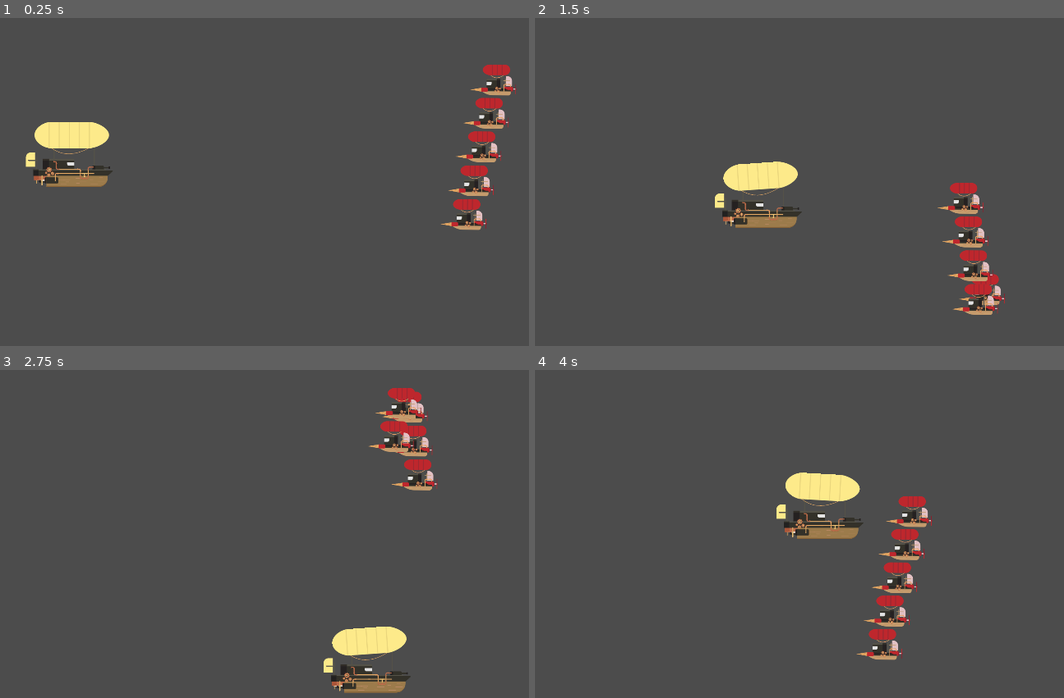
Above: before the commit, frames 1-4 (two rows, left to right).
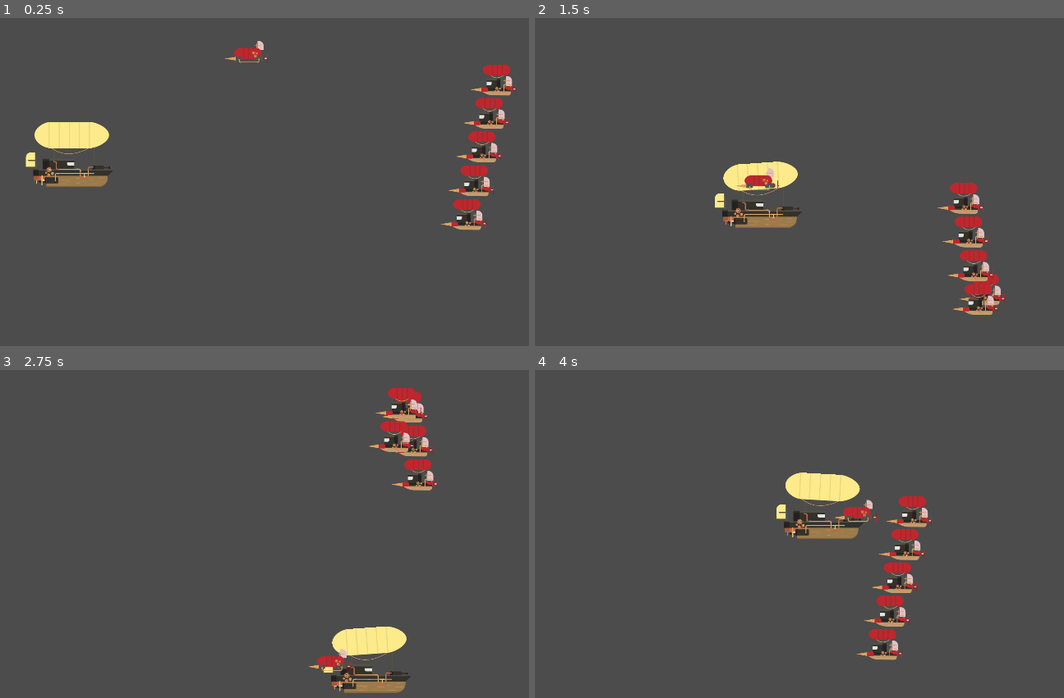
Above: after the commit, the same moments.

Repository: platzi/taller-godot-arkanet
Game: Godot game, scene res://Scenes/Nivel1.tscn
Two runs of this game, one before a commit and one after it. Both use one fixed random seed, a clock stepped at 60 frames per second and the inputs below.
Inputs:
- Up to frame 1 (0.25 s): no input
- Up to frame 2 (1.5 s): hold D (move_right) 0.53-1.28 s; hold S (move_down) from 1.28 s (still down)
- Up to frame 3 (2.75 s): release S (move_down) at 2.03 s; hold D (move_right) from 2.03 s (still down)
- Up to frame 4 (4 s): release D (move_right) at 2.78 s; hold W (move_up) 2.78-3.53 s; hold A (move_left) from 3.53 s (still down)

The runs differ from the first frame. In frame 1, 0.3% of the frame differs, in the area x 6-98%, y 7-65%; in frame 2, 0.3%; in frame 3, 0.3%, in the area x 58-81%, y 11-98%; in frame 4, 0.3%.

Commit message:
Clase 7 - Movimiento dirigido al jugador

Diff:
--- /dev/null
+++ b/Scenes/EnemigoDirigido.tscn
@@ -0,0 +1,59 @@
+[gd_scene load_steps=11 format=2]
+
+[ext_resource path="res://Assets/enemigos/enemigo2.png" type="Texture" id=1]
+[ext_resource path="res://Scripts/EnemigoDirigido.gd" type="Script" id=2]
+
+[sub_resource type="AtlasTexture" id=1]
+flags = 4
+atlas = ExtResource( 1 )
+region = Rect2( 0, 0, 146, 95 )
+
+[sub_resource type="AtlasTexture" id=2]
+flags = 4
+atlas = ExtResource( 1 )
+region = Rect2( 146, 0, 146, 95 )
+
+[sub_resource type="AtlasTexture" id=3]
+flags = 4
+atlas = ExtResource( 1 )
+region = Rect2( 292, 0, 146, 95 )
+
+[sub_resource type="AtlasTexture" id=4]
+flags = 4
+atlas = ExtResource( 1 )
+region = Rect2( 438, 0, 146, 95 )
+
+[sub_resource type="AtlasTexture" id=5]
+flags = 4
+atlas = ExtResource( 1 )
+region = Rect2( 584, 0, 146, 95 )
+
+[sub_resource type="AtlasTexture" id=6]
+flags = 4
+atlas = ExtResource( 1 )
+region = Rect2( 730, 0, 146, 95 )
+
+[sub_resource type="SpriteFrames" id=7]
+animations = [ {
+"frames": [ SubResource( 1 ), SubResource( 2 ), SubResource( 3 ), SubResource( 4 ), SubResource( 5 ), SubResource( 6 ) ],
+"loop": true,
+"name": "idle",
+"speed": 20.0
+} ]
+
+[sub_resource type="CapsuleShape2D" id=8]
+radius = 14.2317
+height = 65.5336
+
+[node name="EnemigoDirigido" type="Area2D"]
+script = ExtResource( 2 )
+
+[node name="AnimatedSprite" type="AnimatedSprite" parent="."]
+frames = SubResource( 7 )
+animation = "idle"
+playing = true
+
+[node name="CollisionShape2D" type="CollisionShape2D" parent="."]
+position = Vector2( -13, 14 )
+rotation = 1.56279
+shape = SubResource( 8 )
--- a/Scenes/GrupoEnemigos.tscn
+++ b/Scenes/GrupoEnemigos.tscn
@@ -61,7 +61,7 @@
 [node name="AnimatedSprite" type="AnimatedSprite" parent="PathFollow2D/Enemigo"]
 frames = SubResource( 7 )
 animation = "Idle"
-frame = 3
+frame = 1
 playing = true
 
 [node name="CollisionShape2D" type="CollisionShape2D" parent="PathFollow2D/Enemigo"]
@@ -82,7 +82,7 @@
 [node name="AnimatedSprite" type="AnimatedSprite" parent="PathFollow2D2/Enemigo"]
 frames = SubResource( 7 )
 animation = "Idle"
-frame = 3
+frame = 1
 playing = true
 
 [node name="CollisionShape2D" type="CollisionShape2D" parent="PathFollow2D2/Enemigo"]
@@ -103,7 +103,7 @@
 [node name="AnimatedSprite" type="AnimatedSprite" parent="PathFollow2D3/Enemigo"]
 frames = SubResource( 7 )
 animation = "Idle"
-frame = 3
+frame = 1
 playing = true
 
 [node name="CollisionShape2D" type="CollisionShape2D" parent="PathFollow2D3/Enemigo"]
@@ -124,7 +124,7 @@
 [node name="AnimatedSprite" type="AnimatedSprite" parent="PathFollow2D4/Enemigo"]
 frames = SubResource( 7 )
 animation = "Idle"
-frame = 3
+frame = 1
 playing = true
 
 [node name="CollisionShape2D" type="CollisionShape2D" parent="PathFollow2D4/Enemigo"]
@@ -145,7 +145,6 @@
 [node name="AnimatedSprite" type="AnimatedSprite" parent="PathFollow2D5/Enemigo"]
 frames = SubResource( 7 )
 animation = "Idle"
-frame = 2
 playing = true
 
 [node name="CollisionShape2D" type="CollisionShape2D" parent="PathFollow2D5/Enemigo"]
--- a/Scenes/Nivel1.tscn
+++ b/Scenes/Nivel1.tscn
@@ -1,7 +1,8 @@
-[gd_scene load_steps=3 format=2]
+[gd_scene load_steps=4 format=2]
 
 [ext_resource path="res://Scenes/Personaje.tscn" type="PackedScene" id=1]
 [ext_resource path="res://Scenes/GrupoEnemigos.tscn" type="PackedScene" id=2]
+[ext_resource path="res://Scenes/EnemigoDirigido.tscn" type="PackedScene" id=3]
 
 [node name="Nivel1" type="Node2D"]
 
@@ -9,3 +10,6 @@
 
 [node name="GrupoEnemigos" parent="." instance=ExtResource( 2 )]
 speed = 500.0
+
+[node name="EnemigoDirigido" parent="." instance=ExtResource( 3 )]
+position = Vector2( 1020, 154 )
--- a/Scenes/Personaje.tscn
+++ b/Scenes/Personaje.tscn
@@ -117,7 +117,7 @@
 
 [sub_resource type="AnimationNodeStateMachinePlayback" id=19]
 
-[node name="Personaje" type="KinematicBody2D"]
+[node name="Personaje" type="KinematicBody2D" groups=["personaje"]]
 position = Vector2( 400, 519 )
 script = ExtResource( 1 )
 
@@ -125,6 +125,7 @@
 position = Vector2( -6, 26 )
 frames = SubResource( 7 )
 animation = "idle"
+frame = 4
 playing = true
 
 [node name="Globo" type="Sprite" parent="."]
--- /dev/null
+++ b/Scripts/EnemigoDirigido.gd
@@ -0,0 +1,10 @@
+extends Area2D
+
+export (int) var velocidad = 500
+
+onready var personaje = get_tree().get_nodes_in_group("personaje")
+
+
+func _physics_process(delta):
+	var posicion_personaje = personaje[0].global_position
+	global_position = global_position.move_toward(posicion_personaje ,velocidad*delta)
